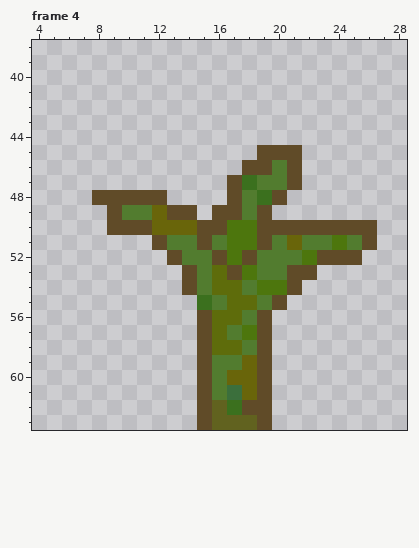
Edited in one commit: pixel-art file (Assets/Sprites/Plants/Plant1/Plant1.aseprite). That is the earlier state.
32x64 pixels, 6 frames. Colours within 5 levels of each other are drawn and written as one. Shown: frame 4: x 4..28, y 38..63. The commit also changed other frames, which this record leaves out.
Now the later version:
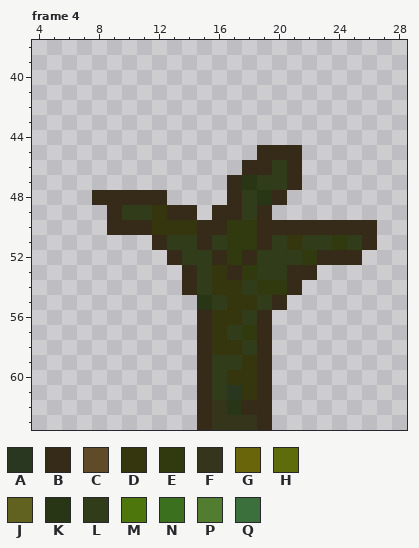
Palette (. is transparent): A #293720  B #362a19  C #604b28  D #36360e  E #303a0e  F #34351b  G #69650a  H #5e6c0b  J #61621f  K #293616  L #313c1b  M #4d760d  N #3b701e  P #527c2f  Q #3b6f3c
Diff:
Changed rows in their new state; - is an unchanged pixel.
Frame 4:
first column x 8:
45 -----------BBB-----
46 ----------BBLB-----
47 ---------BKLLB-----
48 BBBBB----BLKB------
49 -BLLDBB-BBLB-------
50 -BBBDDDBBEEBBBBBBBB
51 ----BLLBLEEBLDLLELB
52 -----BLLBEBLLLEBBB-
53 ------BLDBELLBB----
54 ------BLDDLEEB-----
55 -------KLDDLB------
56 -------BDDLB-------
57 -------BDLEB-------
58 -------BDDLB-------
59 -------BLLDB-------
60 -------BLDDB-------
61 -------BLADB-------
62 -------BFKBB-------
63 -------BFFFB-------
